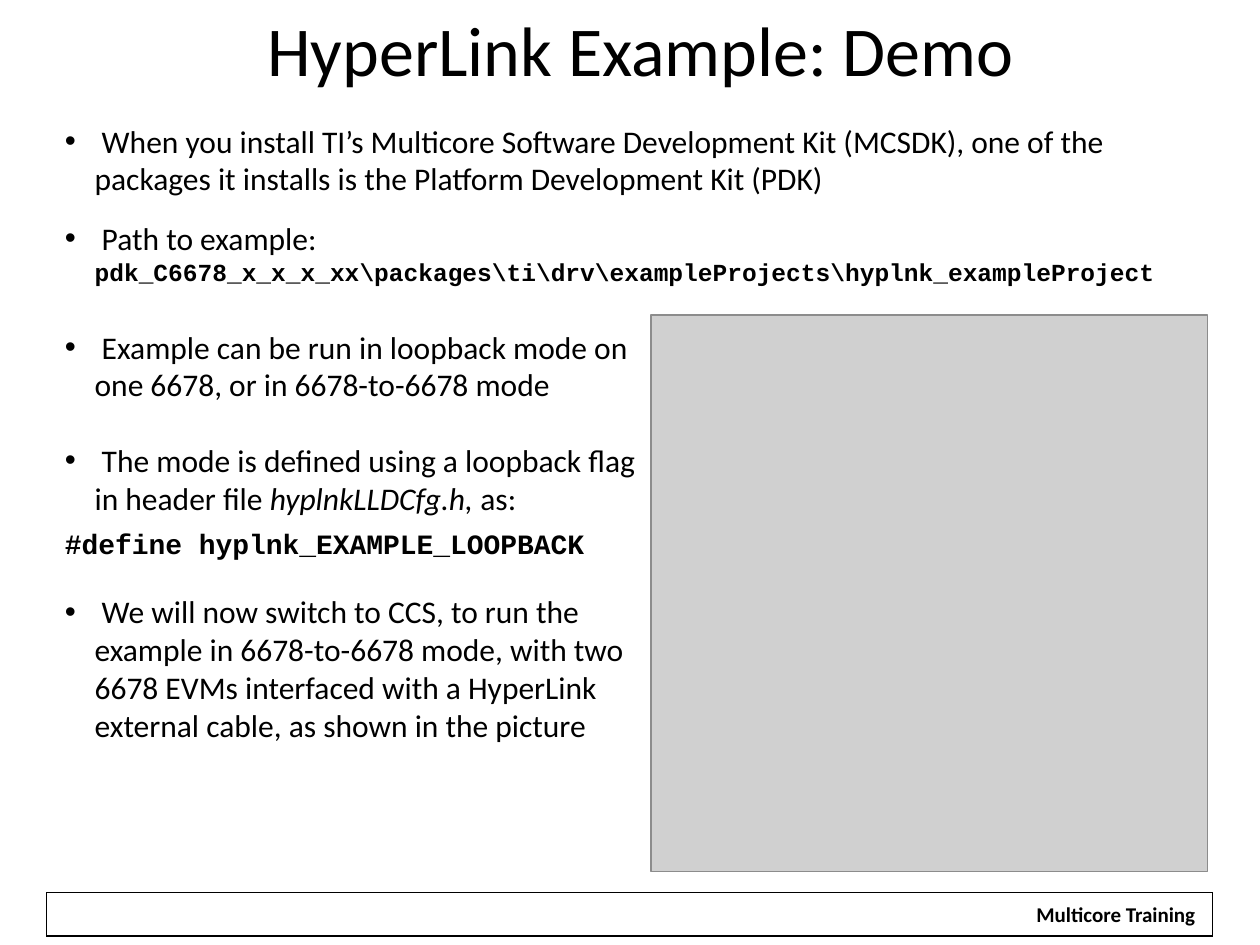
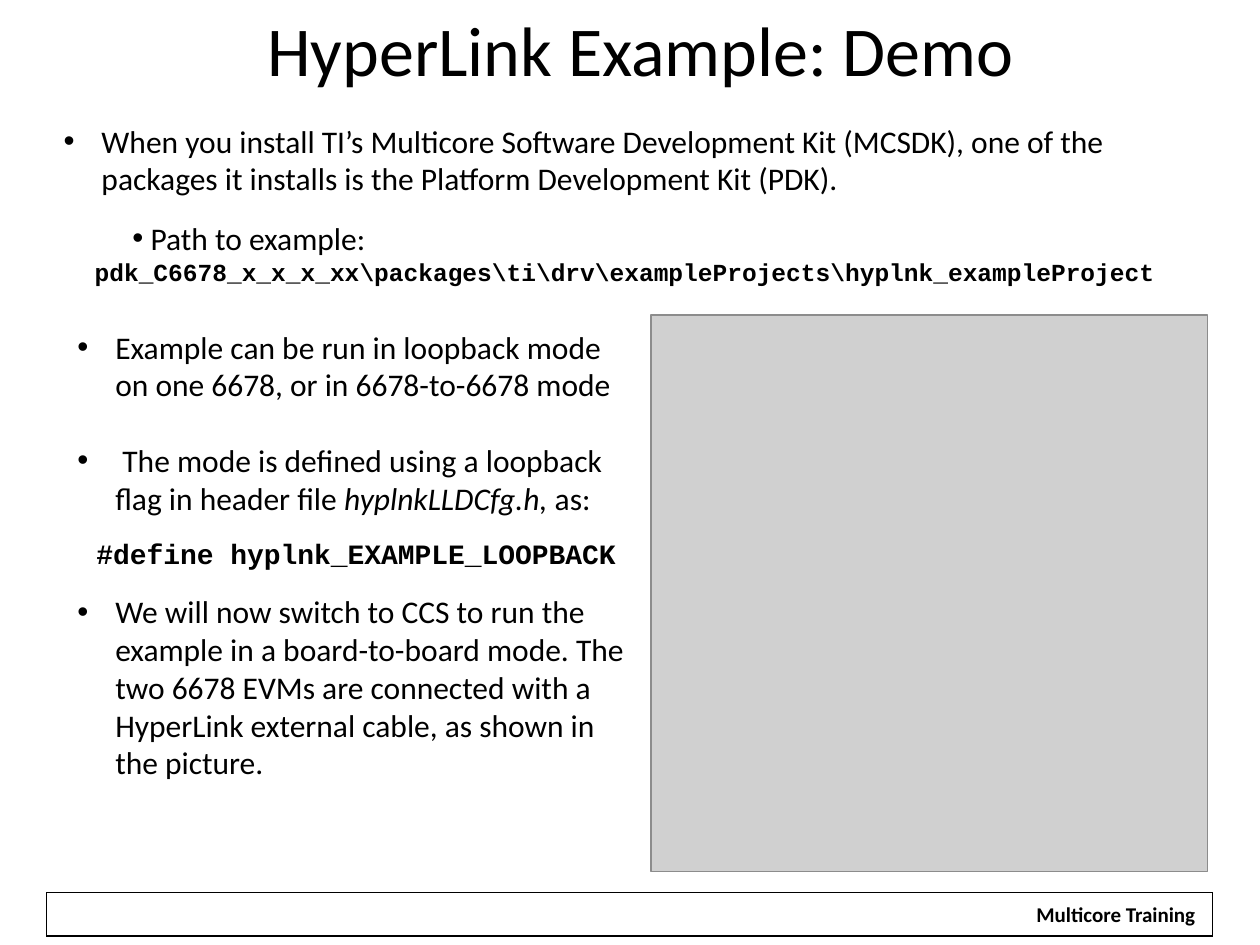
Before and after one commit to hari1989/keystone-workshop, a slide deck: slide 57 of slides/Intro to Hyperlink.pptx (slide 55 before the commit). Drawn at 1260x945 pixels with LibreOffice and Linux fonts; fonts in the diff are those of the drawing; grey boxes stand for pictures; background and template pictures are left out. Boxes give left, top, right and bottom in pixels: in the first picture for what was removed or moved away, otherwise in the second. Text is boxed around its words. In the diff, an @@ line names an element or a change of style, - is before the commit and + after.

```diff
--- a/slides/Intro to Hyperlink.pptx
+++ b/slides/Intro to Hyperlink.pptx
@@ text at [101,130,1103,196]: text changed @@
-• When you install TI’s Multicore Software Development Kit (MCSDK), one of the packages it installs is the Platform Development Kit (PDK)
+• When you install TI’s Multicore Software Development Kit (MCSDK), one of the packages it installs is the Platform Development Kit (PDK).
@@ text "Path to example: pdk_C6678_x_x_x_xx\packages\ti\drv\exampleP ..." at [95,228,1154,287]: indent changed @@
@@ text at [115,337,610,516]: indent changed @@
@@ text "#define hyplnk_EXAMPLE_LOOPBACK": place and size @@
-text "#define hyplnk_EXAMPLE_LOOPBACK" at [65,534,584,560]
+text "#define hyplnk_EXAMPLE_LOOPBACK" at [96,545,615,570]
@@ text at [115,601,624,779]: text changed @@
-• We will now switch to CCS, to run the example in 6678-to-6678 mode, with two 6678 EVMs interfaced with a HyperLink external cable, as shown in the picture
+• We will now switch to CCS to run the example in a board-to-board mode. The two 6678 EVMs are connected with a HyperLink external cable, as shown in the picture.
```
Also in this commit, not shown: 45 other slides changed, 3 slides added, 1 slide removed.
